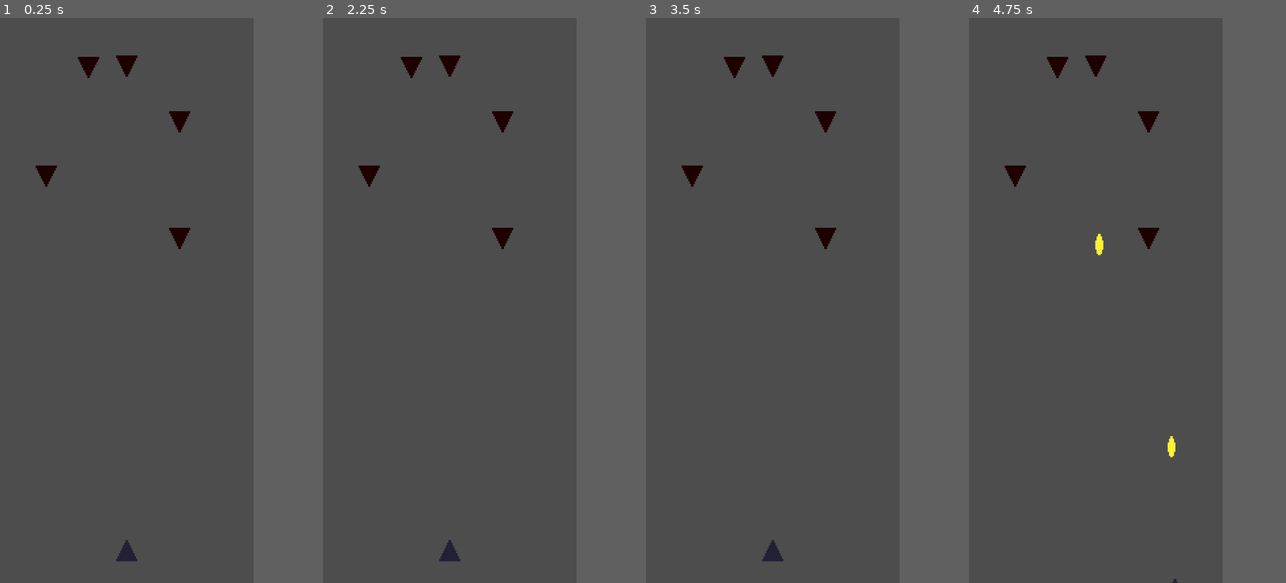
Above: before the commit, frames 1-4 (left to right).
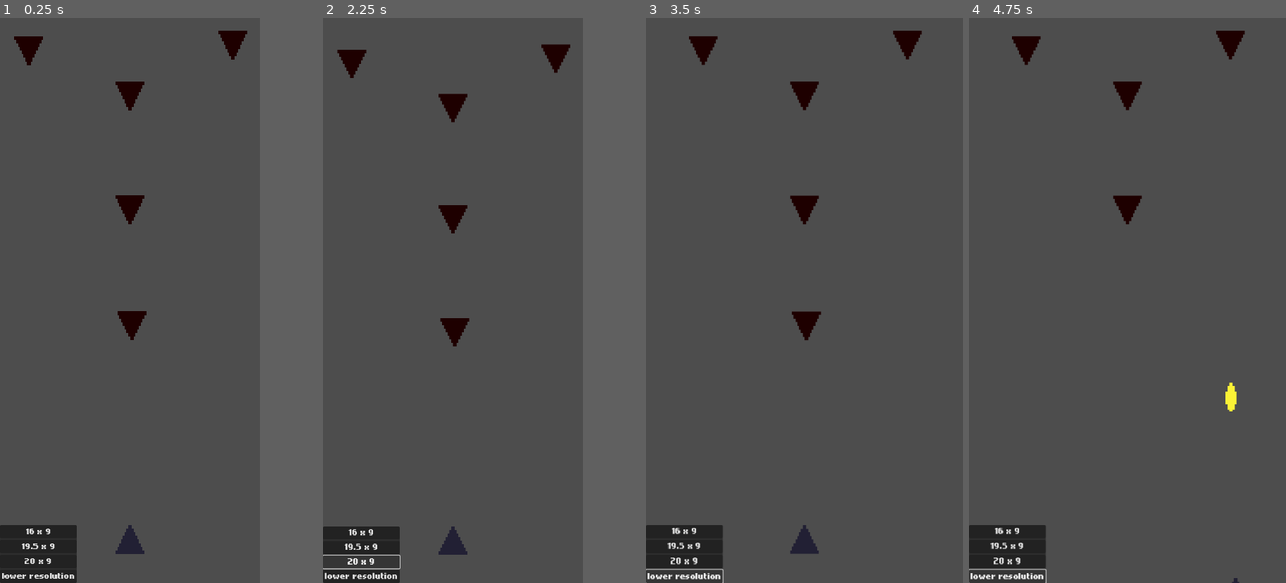
Above: after the commit, the same moments.

Repository: ilumiMATI/SpaceDefender2
Game: Godot game, scene res://scenes/game_root.tscn
Two runs of this game, one before a commit and one after it. Both use one fixed random seed, a clock stepped at 60 frames per second and the inputs below.
Inputs (mouse positions are in pixels of both pictures, inside the frame that each line leads up to):
- Up to frame 1 (0.25 s): no input
- Up to frame 2 (2.25 s): click (361, 532) at 0.5 s, where only the run after the commit has a clickable "16 x 9"; click (354, 549) at 1.25 s, where only the run after the commit has a clickable "19.5 x 9"; click (361, 560) at 2 s, where only the run after the commit has a clickable "20 x 9"
- Up to frame 3 (3.5 s): click (684, 577) at 2.75 s, where only the run after the commit has a clickable "lower resolution"
- Up to frame 4 (4.75 s): tap Enter at 3.5 s; hold D (move_right) 3.53-4.28 s; tap Space (shoot) at 3.6, 4.35 s; hold S (move_down) from 4.28 s (still down)
In our replay, in frame 1 the window is 360x800 before the commit and 369x800 after it. These sizes can differ from the game's own. Grey fills any space a smaller window leaves; there, only what the larger window draws over its background counts as a difference.

The runs differ from the first frame. In frame 1, 4.7% of the frame differs, in the area x 0-78%, y 2-100%; in frame 2, 4.2%; in frame 3, 4.4%; in frame 4, 4.1%.

Commit message:
Initial aspect ratio and scaling setup

Diff:
--- /dev/null
+++ b/UI/ui_theme.tres
@@ -0,0 +1,7 @@
+[gd_resource type="Theme" load_steps=2 format=3 uid="uid://b4neqo4peigpq"]
+
+[ext_resource type="FontFile" uid="uid://c8ftjeqqwuybt" path="res://UI/fonts/nokiafc22.ttf" id="1_ps31h"]
+
+[resource]
+default_font = ExtResource("1_ps31h")
+default_font_size = 16
--- a/project.godot
+++ b/project.godot
@@ -18,7 +18,10 @@
 [display]
 
 window/size/viewport_width=576
-window/size/viewport_height=1280
+window/size/viewport_height=1248
+window/stretch/mode="canvas_items"
+window/stretch/aspect="expand"
+window/handheld/orientation=1
 
 [input]
 
--- a/scenes/game_root.tscn
+++ b/scenes/game_root.tscn
@@ -1,27 +1,72 @@
-[gd_scene load_steps=3 format=3 uid="uid://edfgjm51kro0"]
+[gd_scene load_steps=5 format=3 uid="uid://edfgjm51kro0"]
 
 [ext_resource type="PackedScene" uid="uid://bvuuauf6lspq" path="res://scenes/player.tscn" id="1_4oas2"]
+[ext_resource type="Script" path="res://scripts/game_manager.gd" id="1_30cct"]
 [ext_resource type="PackedScene" uid="uid://cdceenk7y6g5e" path="res://scenes/enemy.tscn" id="2_361ad"]
+[ext_resource type="Theme" uid="uid://b4neqo4peigpq" path="res://UI/ui_theme.tres" id="4_rub6s"]
 
 [node name="GameRoot" type="Node"]
 
+[node name="GameManager" type="Node" parent="."]
+script = ExtResource("1_30cct")
+
 [node name="Camera2D" type="Camera2D" parent="."]
-position = Vector2(0, -189)
-zoom = Vector2(3, 3)
+unique_name_in_owner = true
+zoom = Vector2(4, 4)
+limit_bottom = 24
+editor_draw_limits = true
 
 [node name="Player" parent="." instance=ExtResource("1_4oas2")]
 
 [node name="Enemy" parent="." instance=ExtResource("2_361ad")]
-position = Vector2(0, -366)
+position = Vector2(57, -273)
 
 [node name="Enemy2" parent="." instance=ExtResource("2_361ad")]
-position = Vector2(-29, -365)
+position = Vector2(1, -118)
 
 [node name="Enemy3" parent="." instance=ExtResource("2_361ad")]
-position = Vector2(40, -324)
+position = Vector2(0, -245)
 
 [node name="Enemy4" parent="." instance=ExtResource("2_361ad")]
-position = Vector2(-61, -283)
+position = Vector2(-56, -270)
 
 [node name="Enemy5" parent="." instance=ExtResource("2_361ad")]
-position = Vector2(40, -236)
+position = Vector2(0, -182)
+
+[node name="CanvasLayer" type="CanvasLayer" parent="."]
+
+[node name="PanelContainer" type="PanelContainer" parent="CanvasLayer"]
+anchors_preset = 2
+anchor_top = 1.0
+anchor_bottom = 1.0
+offset_top = -124.0
+offset_right = 170.0
+grow_vertical = 0
+theme = ExtResource("4_rub6s")
+
+[node name="VBoxContainer" type="VBoxContainer" parent="CanvasLayer/PanelContainer"]
+layout_mode = 2
+
+[node name="AR16x9" type="Button" parent="CanvasLayer/PanelContainer/VBoxContainer"]
+unique_name_in_owner = true
+layout_mode = 2
+size_flags_vertical = 3
+text = "16 x 9"
+
+[node name="AR19_5x9" type="Button" parent="CanvasLayer/PanelContainer/VBoxContainer"]
+unique_name_in_owner = true
+layout_mode = 2
+size_flags_vertical = 3
+text = "19.5 x 9"
+
+[node name="AR20x9" type="Button" parent="CanvasLayer/PanelContainer/VBoxContainer"]
+unique_name_in_owner = true
+layout_mode = 2
+size_flags_vertical = 3
+text = "20 x 9"
+
+[node name="LowRes" type="Button" parent="CanvasLayer/PanelContainer/VBoxContainer"]
+unique_name_in_owner = true
+layout_mode = 2
+size_flags_vertical = 3
+text = "lower resolution"
--- /dev/null
+++ b/scripts/game_manager.gd
@@ -0,0 +1,36 @@
+extends Node
+
+
+@onready var button_ar_16x9 = %AR16x9
+@onready var button_ar_19_5x9 = %AR19_5x9
+@onready var button_ar_20x9 = %AR20x9
+@onready var button_low_res = %LowRes
+@onready var camera = %Camera2D
+
+
+func _ready():
+	# Signal connecting
+	button_ar_16x9.connect("pressed", on_button_ar_16x9_pressed)
+	button_ar_19_5x9.connect("pressed", on_button_ar_19_5x9_pressed)
+	button_ar_20x9.connect("pressed", on_button_ar_20x9_pressed)
+	button_low_res.connect("pressed", on_button_low_res_pressed)
+
+# Called every frame. 'delta' is the elapsed time since the previous frame.
+func _process(delta):
+	pass
+
+func on_button_low_res_pressed():
+	print(str(720*0.8) + ":" + str(1280*0.8))
+	get_window().size = Vector2(720*0.8,1280*0.8)
+
+func on_button_ar_16x9_pressed():
+	print("16:9")
+	get_window().size = Vector2(720,1280)
+
+func on_button_ar_19_5x9_pressed():
+	print("19.5:9")
+	get_window().size = Vector2(591,1280)
+
+func on_button_ar_20x9_pressed():
+	print("20:9")
+	get_window().size = Vector2(576,1280)
--- a/scripts/player.gd
+++ b/scripts/player.gd
@@ -2,6 +2,7 @@
 
 @export var laser_scene: PackedScene = preload("res://scenes/laser.tscn")
 @onready var shoot_marker = $ShootMarker
+
 
 const SPEED = 80.0
 
Binary file added: UI/fonts/Minecraft.ttf
Not shown, added: UI/fonts/Minecraft.ttf.import
Binary file added: UI/fonts/nokiafc22.ttf
Not shown, added: UI/fonts/nokiafc22.ttf.import
